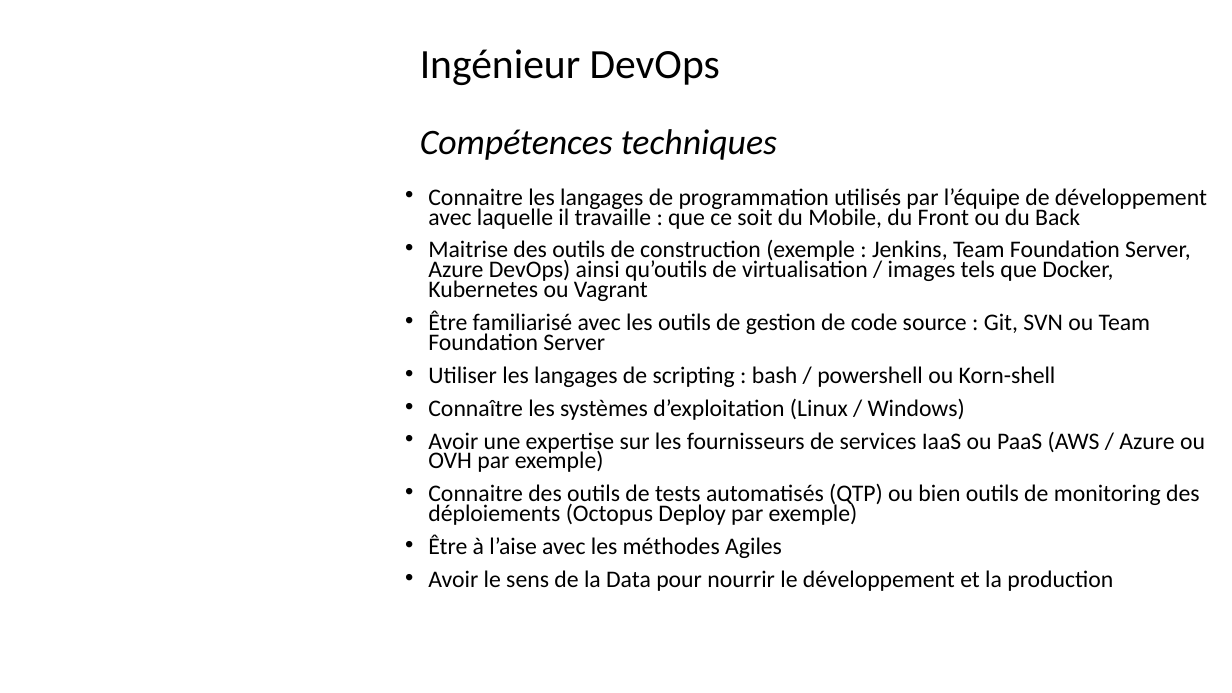
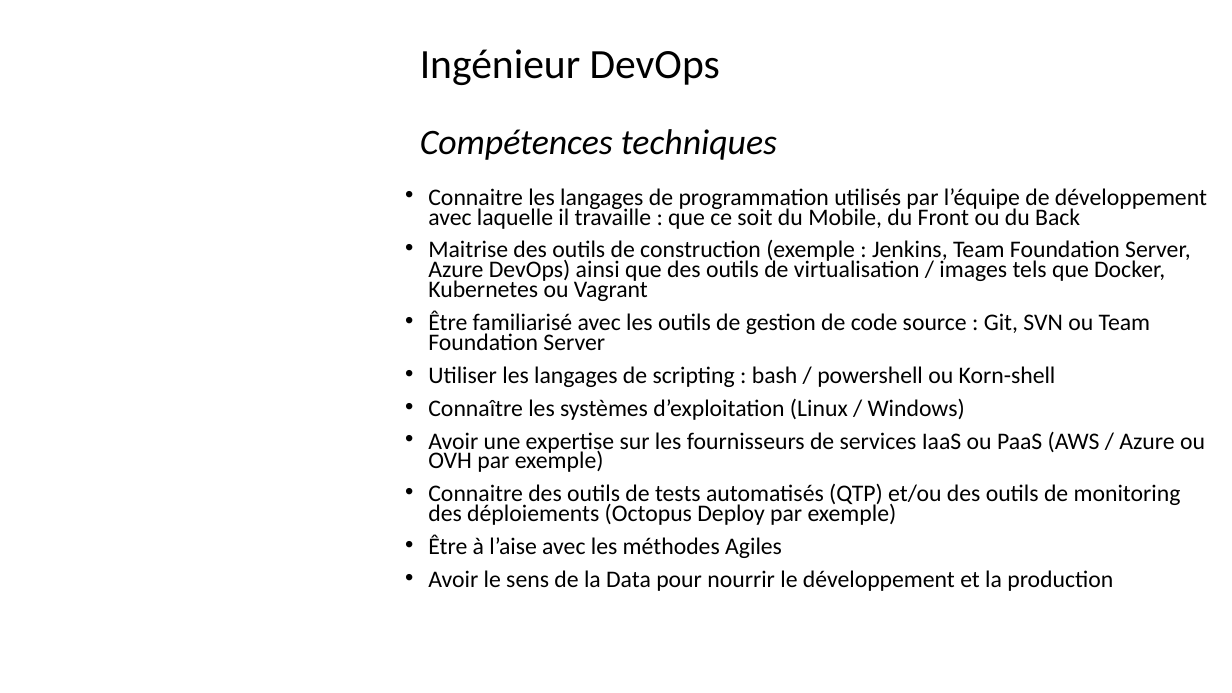
Before and after one commit to Solifred38/cv, a slide deck: slide 56 of Profils_jobs_it.pptx. Drawn at 1232x693 pixels with LibreOffice and Linux fonts; fonts in the diff are those of the drawing; background and template pictures are left out. Boxes give left, top, right and bottom in pixels: in the first picture for what was removed or moved away, otherwise in the second. Text is boxed around its words. In the diff, an @@ line names an element or a change of style, - is before the commit and + after.

```diff
--- a/Profils_jobs_it.pptx
+++ b/Profils_jobs_it.pptx
@@ text at box(428, 240, 1191, 301): text changed @@
-• Maitrise des outils de construction (exemple : Jenkins, Team Foundation Server, Azure DevOps) ainsi qu’outils de virtualisation / images tels que Docker, Kubernetes ou Vagrant
+• Maitrise des outils de construction (exemple : Jenkins, Team Foundation Server, Azure DevOps) ainsi que des outils de virtualisation / images tels que Docker, Kubernetes ou Vagrant
@@ text at box(428, 484, 1181, 525): text changed @@
-• Connaitre des outils de tests automatisés (QTP) ou bien outils de monitoring des déploiements (Octopus Deploy par exemple)
+• Connaitre des outils de tests automatisés (QTP) et/ou des outils de monitoring des déploiements (Octopus Deploy par exemple)
```
Also in this commit, not shown: 10 other slides changed.
